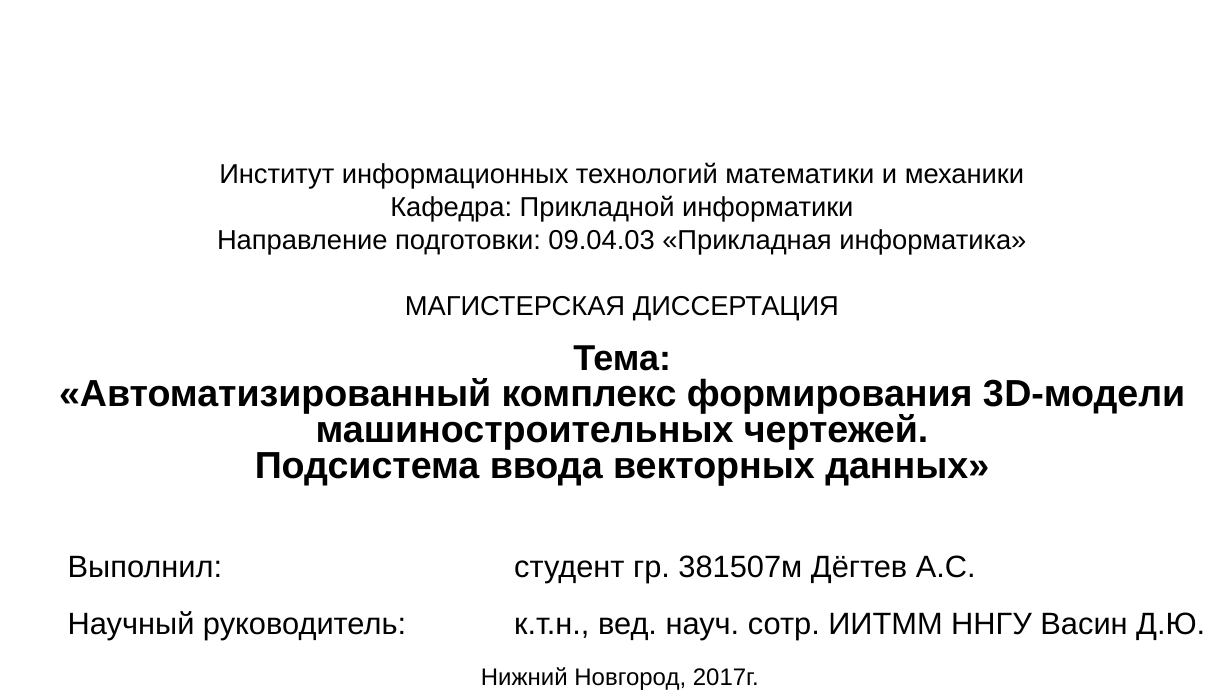
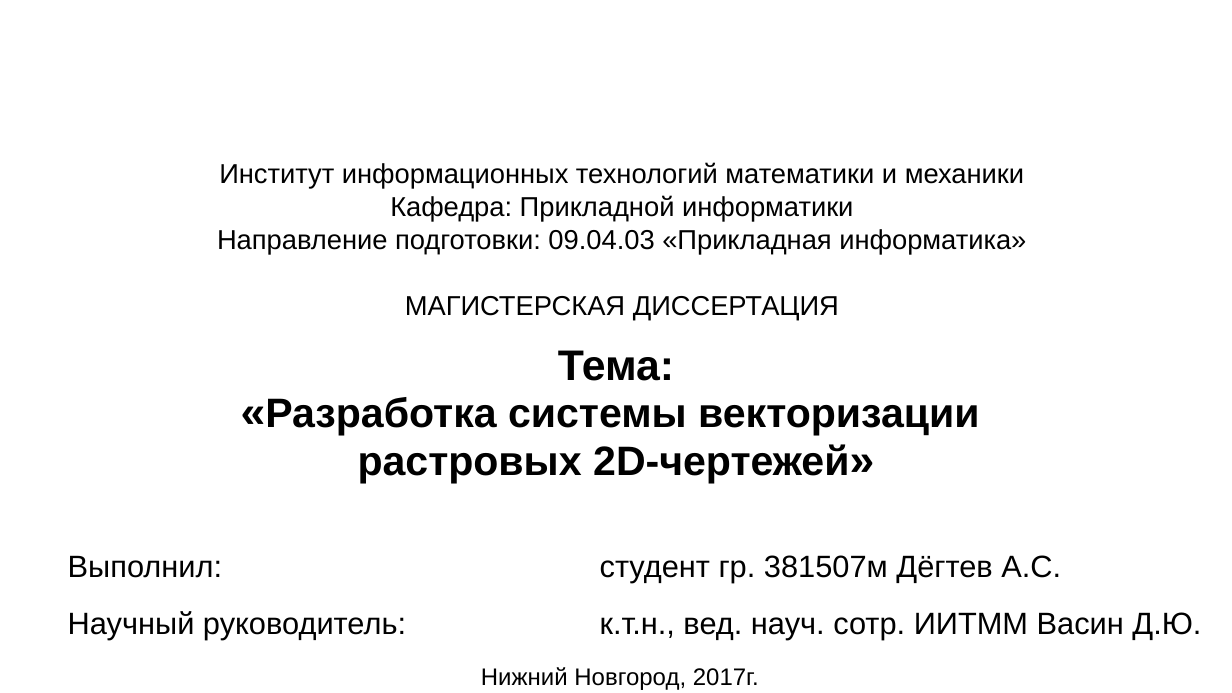
Before and after one commit to alexdegtev/FormingVectorModel, a slide deck: slide 1 of docs/Магистерская диссертация. Дёгтев А.С. 1.ppt. Drawn at 1232x693 pixels with LibreOffice and Linux fonts; fonts in the diff are those of the drawing; background and template pictures are left out. Boxes give left, top, right and bottom in pixels: in the first picture for what was removed or moved away, otherwise in the second. Text is boxed around its words. In the diff, an @@ line names an element or a change of style, - is before the commit and + after.

```diff
--- a/docs/Магистерская диссертация. Дёгтев А.С. 1.ppt
+++ b/docs/Магистерская диссертация. Дёгтев А.С. 1.ppt
@@ text at <box>265,350,979,484</box>: text changed; size 22 to 24 pt @@
-Тема:
-«Автоматизированный комплекс формирования 3D-модели машиностроительных чертежей.
-Подсистема ввода векторных данных»
+Тема:
+«Разработка системы векторизации
+растровых 2D-чертежей»
@@ text at <box>68,611,1201,640</box>: text changed @@
-Научный руководитель: к.т.н., вед. науч. сотр. ИИТММ ННГУ Васин Д.Ю.
+Научный руководитель: к.т.н., вед. науч. сотр. ИИТММ Васин Д.Ю.
```
Also in this commit, not shown: 6 other slides changed, 9 other files.
